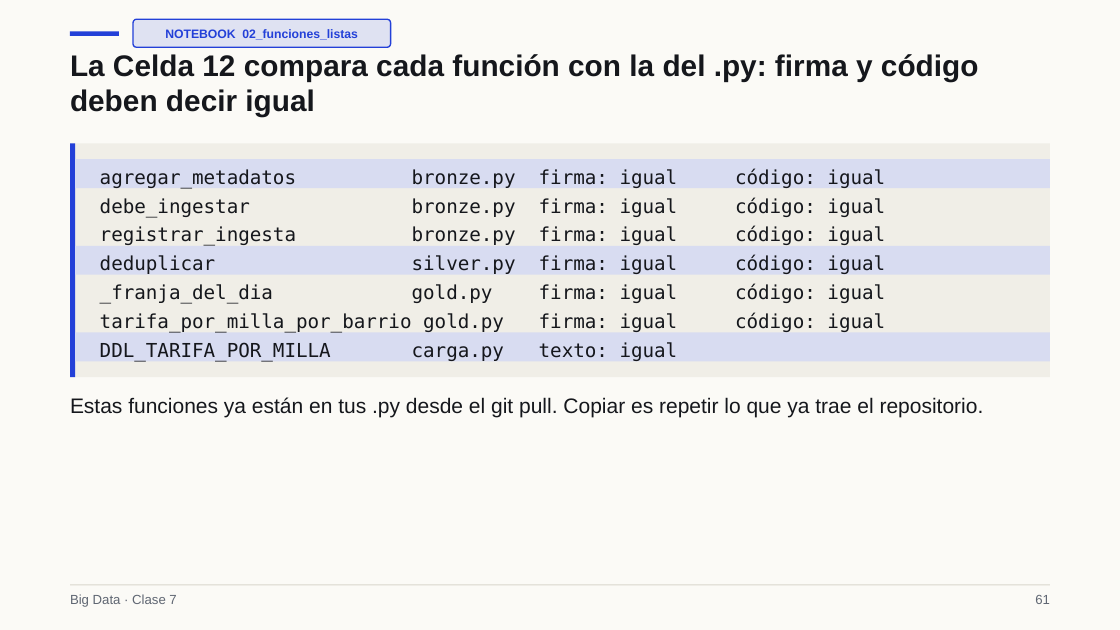
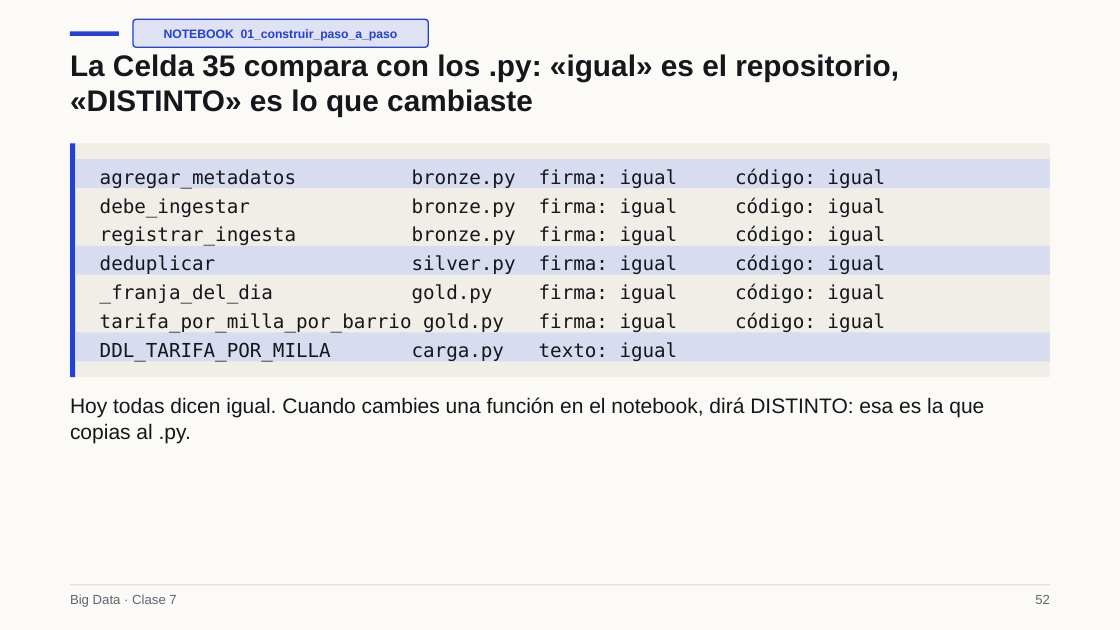
Before and after one commit to Apaezc/bigdata-udem-2026, a slide deck: slide 52 of curso/clase07/deck/slides.pptx (slide 61 before the commit). Drawn at 1120x630 pixels with LibreOffice and Linux fonts; fonts in the diff are those of the drawing. Boxes give left, top, right and bottom in pixels: in the first picture for what was removed or moved away, otherwise in the second. Text is boxed around its words. In the diff, an @@ line names an element or a change of style, - is before the commit and + after.

```diff
--- a/curso/clase07/deck/slides.pptx
+++ b/curso/clase07/deck/slides.pptx
@@ rounded rectangle resized from (x1=133, y1=19, x2=391, y2=47) to (x1=133, y1=19, x2=429, y2=47) @@
@@ text at (x1=164, y1=29, x2=398, y2=41): text changed @@
-NOTEBOOK 02_funciones_listas
+NOTEBOOK 01_construir_paso_a_paso
@@ text at (x1=70, y1=54, x2=899, y2=117): text changed @@
-La Celda 12 compara cada función con la del .py: firma y código deben decir igual
+La Celda 35 compara con los .py: «igual» es el repositorio, «DISTINTO» es lo que cambiaste
@@ text at (x1=70, y1=397, x2=984, y2=443): text changed @@
-Estas funciones ya están en tus .py desde el git pull. Copiar es repetir lo que ya trae el repositorio.
+Hoy todas dicen igual. Cuando cambies una función en el notebook, dirá DISTINTO: esa es la que copias al .py.
@@ text at (x1=1035, y1=595, x2=1050, y2=604): text changed @@
-61
+52
```
Also in this commit, not shown: 62 other slides changed, 1 slide added, 6 slides removed, 17 other files.
